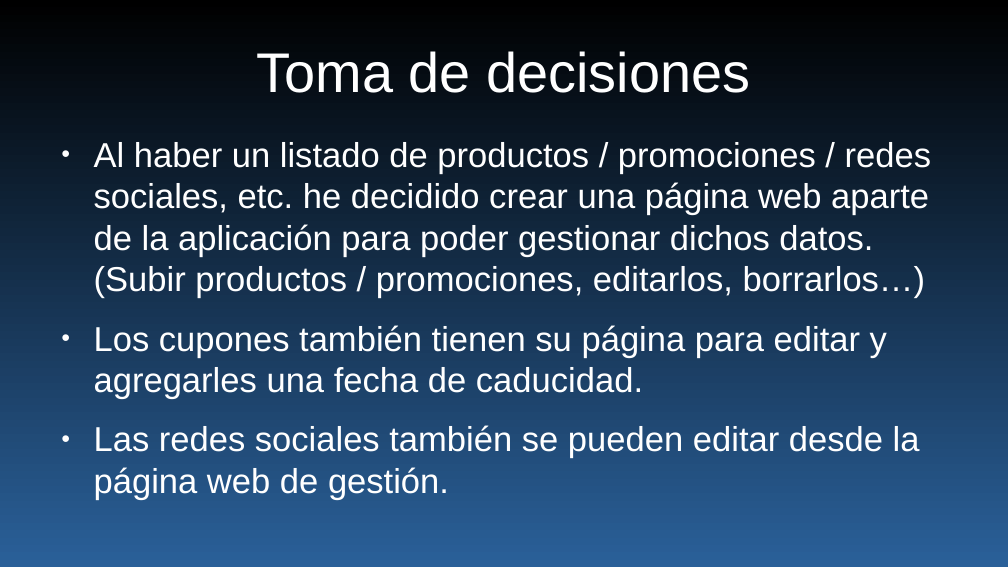
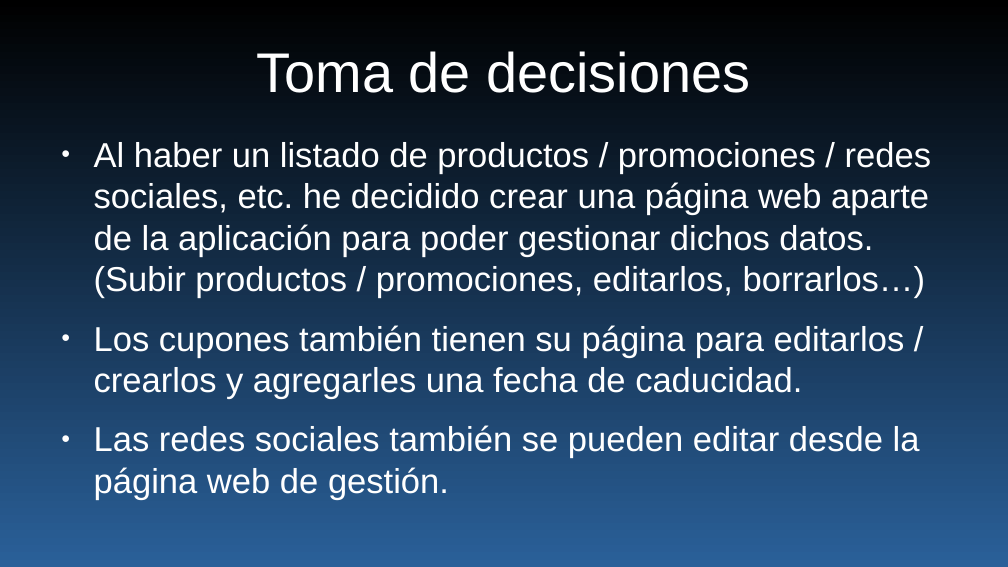
Before and after one commit to DavidAquos/TrabajoFinal, a slide deck: slide 5 of Presentación proyecto final.odp. Drawn at 1008x567 pixels with LibreOffice and Linux fonts; fonts in the diff are those of the drawing. Boxes give left, top, right and bottom in pixels: in the first picture for what was removed or moved away, otherwise in the second. Text is boxed around its words. In the diff, an @@ line names an element or a change of style, - is before the commit and + after.

```diff
--- a/Presentación proyecto final.odp
+++ b/Presentación proyecto final.odp
@@ text at bbox=[94, 325, 905, 399]: text changed @@
-● Los cupones también tienen su página para editar y agregarles una fecha de caducidad.
+● Los cupones también tienen su página para editarlos / crearlos y agregarles una fecha de caducidad.
```
Also in this commit, not shown: 2 other slides changed, 9 other files.
